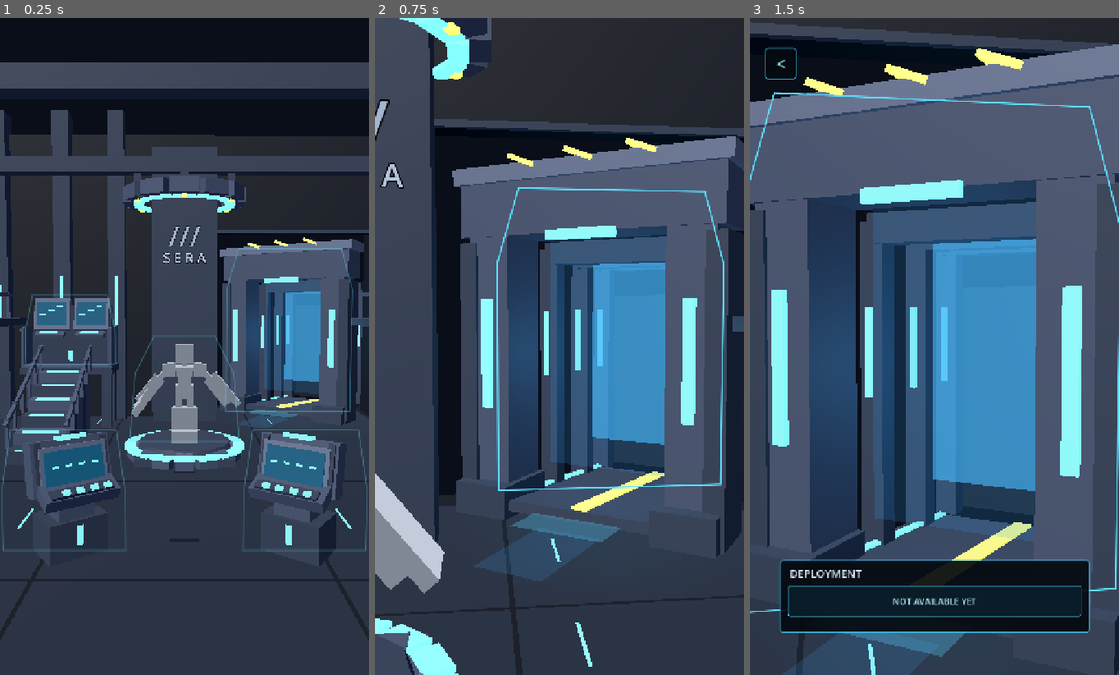
Above: before the commit, frames 1-3 (left to right).
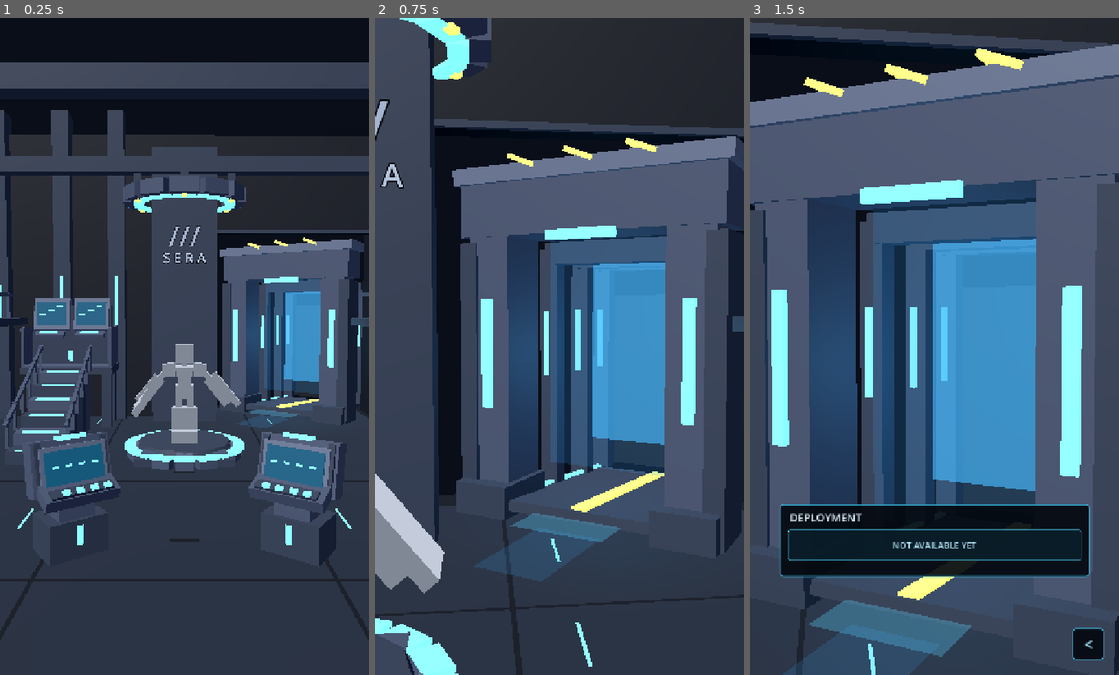
Above: after the commit, the same moments.

Repository: shejklgaia-png/-
Game: Godot game, scene res://scenes/command_nexus.tscn
Same seed, same stepped clock (60 frames per second), same inputs: the game is played once before the commit and once after it. This scene is started directly instead of the project's main scene.
Inputs (mouse positions are in pixels of both pictures, inside the frame that each line leads up to):
- Up to frame 1 (0.25 s): no input
- Up to frame 2 (0.75 s): tap Enter at 0.5 s; move the mouse to (640, 313) at 0.52 s; tap G at 0.6 s; click (640, 313) at 0.67 s
- Up to frame 3 (1.5 s): tap Space at 0.77, 1.25 s; drag from (860, 379) to (916, 477) at 1.27 s

The runs differ from the first frame. In frame 1, 1.0% of the frame differs, in the area x 0-100%, y 35-82%; in frame 2, 0.8%; in frame 3, 15%, in the area x 0-100%, y 4-98%.

Commit message:
feat(v126): derive low-cost live silhouettes from real model geometry; place back button bottom-right

Diff:
--- a/scripts/command_nexus.gd
+++ b/scripts/command_nexus.gd
@@ -1,6 +1,6 @@
 extends Node3D
-# v125: interactive silhouette selection and fast 3D camera focus.
-# Preserve the v124 gate light spill and all authored Blockbench geometry batches.
+# v126: model-derived silhouettes, cached low-cost contour pulses and bottom-right back.
+# Keep the v125 camera/touch logic and v124 Blockbench geometry and gate light spill.
 const Modules = preload("res://assets/base_command_modules.gd")
 const SeraRig = preload("res://scripts/sera_rig.gd")
 const NexusSelectionOutline = preload("res://scripts/nexus_selection_outline.gd")
@@ -27,30 +27,10 @@
 const CAMERA_TRANSITION_SECONDS: float = 0.18
 const TRAINING_SCENE: String = "res://scenes/main.tscn"
 
-# Screen-space silhouettes are projected from the actual 3D camera, rather than
-# placing signs at fixed percentages of the portrait viewport.
-var target_hulls: Dictionary = {
-    "TRAINING": [
-        Vector3(-3.02, 0.10, 1.55), Vector3(-3.02, 1.10, 1.55),
-        Vector3(-2.85, 2.13, 1.55), Vector3(-1.12, 2.13, 1.55),
-        Vector3(-0.98, 1.10, 1.55), Vector3(-0.98, 0.10, 1.55)],
-    "SYSTEM": [
-        Vector3(0.98, 0.10, 1.55), Vector3(0.98, 1.10, 1.55),
-        Vector3(1.12, 2.13, 1.55), Vector3(2.85, 2.13, 1.55),
-        Vector3(3.02, 1.10, 1.55), Vector3(3.02, 0.10, 1.55)],
-    "CUSTOMIZE": [
-        Vector3(-1.55, 0.38, -4.70), Vector3(-1.38, 2.30, -4.70),
-        Vector3(-0.85, 3.35, -4.70), Vector3(0.85, 3.35, -4.70),
-        Vector3(1.38, 2.30, -4.70), Vector3(1.55, 0.38, -4.70)],
-    "DATA ARCHIVE": [
-        Vector3(-5.58, 2.17, -8.55), Vector3(-5.58, 3.35, -8.55),
-        Vector3(-5.30, 4.58, -8.55), Vector3(-2.70, 4.58, -8.55),
-        Vector3(-2.43, 3.35, -8.55), Vector3(-2.43, 2.17, -8.55)],
-    "DEPLOYMENT": [
-        Vector3(1.62, 0.12, -10.38), Vector3(1.62, 4.85, -10.38),
-        Vector3(2.06, 6.38, -10.38), Vector3(5.98, 6.38, -10.38),
-        Vector3(6.42, 4.85, -10.38), Vector3(6.42, 0.12, -10.38)]
-}
+# Project the same Blockbench cuboids/SERA display geometry already present in the
+# scene into a silhouette; no duplicated render meshes or additional 3D draw calls.
+# Each entry holds world-space 3D vertex clusters, grouped by model component.
+var target_parts: Dictionary = {}
 
 # Authored close-up compositions; no camera shake, flash, zoom blur or particles.
 var focus_views: Dictionary = {
@@ -107,6 +87,15 @@
         push_error("Missing Blockbench module: " + name)
         return
     var parent_basis := Basis(Vector3.UP, yaw)
+    var selected_shape := ""
+    match name:
+        "kiosk":
+            selected_shape = "TRAINING" if at.x < 0.0 else "SYSTEM"
+        "data_bank":
+            selected_shape = "DATA ARCHIVE"
+        "deployment_gate":
+            selected_shape = "DEPLOYMENT"
+    var silhouette_parts: Array = target_parts.get(selected_shape, [])
     for part in Modules.MODULES[name]:
         var stretch := Vector3(1.0, height_factor, 1.0)
         var lo: Vector3 = _vec(part[1]) * Modules.UNIT * scale_factor * stretch
@@ -114,10 +103,19 @@
         var rot: Vector3 = _vec(part[4]) * (PI / 180.0)
         var basis: Basis = (parent_basis * Basis.from_euler(rot)).scaled_local(hi - lo)
         var transform := Transform3D(basis, at + parent_basis * ((lo + hi) * 0.5))
+        if not selected_shape.is_empty():
+            var corners := PackedVector3Array()
+            for ix in [-0.5, 0.5]:
+                for iy in [-0.5, 0.5]:
+                    for iz in [-0.5, 0.5]:
+                        corners.append(transform * Vector3(ix, iy, iz))
+            silhouette_parts.append(corners)
         var index: int = int(part[3])
         var instances: Array = batch_data.get(index, [])
         instances.append(transform)
         batch_data[index] = instances
+    if not selected_shape.is_empty():
+        target_parts[selected_shape] = silhouette_parts
 
 
 func _gate_facing_yaw() -> float:
@@ -258,6 +256,30 @@
         bone.scale = Vector3.ONE
         if arm_angles.has(bone.name):
             bone.quaternion = bone.quaternion * Quaternion(Vector3.BACK, deg_to_rad(float(arm_angles[bone.name])))
+    _capture_sera_silhouette(rig)
+
+func _capture_sera_silhouette(rig: Node3D) -> void:
+    # Group per original Blockbench bone, not per small mesh face. The result
+    # follows SERA's actual arm/leg proportions without allocating another rig.
+    var grouped: Dictionary = {}
+    _collect_sera_geometry(rig, grouped)
+    target_parts["CUSTOMIZE"] = grouped.values()
+
+func _collect_sera_geometry(node: Node, grouped: Dictionary) -> void:
+    if node is MeshInstance3D:
+        var piece: MeshInstance3D = node as MeshInstance3D
+        if piece.mesh != null and piece.is_visible_in_tree():
+            var aabb: AABB = piece.mesh.get_aabb()
+            var parent_id: int = piece.get_parent().get_instance_id()
+            var corners: PackedVector3Array = grouped.get(parent_id, PackedVector3Array())
+            for ix in [0.0, 1.0]:
+                for iy in [0.0, 1.0]:
+                    for iz in [0.0, 1.0]:
+                        var local := aabb.position + aabb.size * Vector3(ix, iy, iz)
+                        corners.append(piece.global_transform * local)
+            grouped[parent_id] = corners
+    for child in node.get_children():
+        _collect_sera_geometry(child, grouped)
 
 func _camera() -> void:
     cam = Camera3D.new()
@@ -287,8 +309,8 @@
     name.position = Vector3(0.0, 5.92, -9.03)
     add_child(name)
 
-# The five options are projected onto their 3D silhouettes. No labels are
-# visible in the default hangar overview.
+# Outline geometry is derived from the actual visible 3D display/model meshes,
+# not approximate hand-authored screen-space hexagons or extra GPU geometry.
 func _hud() -> void:
     var canvas := CanvasLayer.new()
     canvas.name = "NexusInteractiveHUD"
@@ -369,12 +391,14 @@
         return
     var view := hud.size
     var margin := maxf(16.0, view.x * 0.04)
-    back_panel.position = Vector2(margin, maxf(20.0, view.y * 0.045))
+    # Bottom right, outside the destination action menu even on shorter screens.
+    back_panel.position = Vector2(view.x - margin - 62.0, view.y - margin - 62.0)
     back_panel.size = Vector2(62.0, 62.0)
     back_arrow.position = Vector2.ZERO
     back_arrow.size = back_panel.size
-    focus_panel.position = Vector2(view.x * 0.08, view.y * 0.825)
     focus_panel.size = Vector2(view.x * 0.84, minf(142.0, view.y * 0.15))
+    focus_panel.position = Vector2(view.x * 0.08,
+        minf(view.y * 0.74, back_panel.position.y - focus_panel.size.y - 12.0))
     focus_title.position = Vector2(20.0, 11.0)
     focus_title.size = Vector2(focus_panel.size.x - 40.0, 31.0)
     action_panel.position = Vector2(16.0, 50.0)
@@ -383,24 +407,85 @@
     action_label.size = action_panel.size
     _update_projected_silhouettes()
 
-func _process(_delta: float) -> void:
-    _update_projected_silhouettes()
-
 func _update_projected_silhouettes() -> void:
     if cam == null or outline == null:
         return
-    var projected: Dictionary = {}
-    for target_name in target_hulls:
-        var path := PackedVector2Array()
-        var behind := false
-        for point in target_hulls[target_name]:
-            if cam.is_position_behind(point):
-                behind = true
+    # Cache the overview until the camera changes/viewport resizes. During a
+    # fast focus only the selected target needs reprojection (~11 frames).
+    var contours: Dictionary = {}
+    if focused_target.is_empty():
+        for target_name in target_parts.keys():
+            contours[target_name] = _project_model_contour(target_name)
+    elif target_parts.has(focused_target):
+        contours[focused_target] = _project_model_contour(focused_target)
+    outline.set("polygons", contours)
+
+func _project_model_contour(target_name: String) -> Array[PackedVector2Array]:
+    var result: Array[PackedVector2Array] = []
+    var clusters: Array = target_parts.get(target_name, [])
+    for cluster in clusters:
+        var screen_points := PackedVector2Array()
+        var clipped := false
+        for world_point in cluster:
+            if cam.is_position_behind(world_point):
+                clipped = true
                 break
-            path.append(cam.unproject_position(point))
-        if not behind:
-            projected[target_name] = path
-    outline.set("polygons", projected)
+            screen_points.append(cam.unproject_position(world_point))
+        if clipped or screen_points.size() < 3:
+            continue
+        # The convex silhouette of each original mesh component encloses its
+        # projected faces, retaining the outline of body limbs and device arms.
+        var hull: PackedVector2Array = Geometry2D.convex_hull(screen_points)
+        if hull.size() < 3:
+            continue
+        # Two pixels outside the mesh prevent coplanar joints from looking
+        # broken and keep the contour distinct from the actual 3D silhouette.
+        var expanded: Array[PackedVector2Array] = Geometry2D.offset_polygon(
+            hull, 2.0, Geometry2D.JOIN_MITER)
+        for poly in expanded:
+            if poly.size() >= 3:
+                _union_outer_contours(result, poly)
+    return result
+
+func _union_outer_contours(contours: Array[PackedVector2Array],
+        fresh: PackedVector2Array) -> void:
+    var candidate := fresh
+    var i := 0
+    while i < contours.size():
+        if not _polygon_bounds(candidate).intersects(_polygon_bounds(contours[i])):
+            i += 1
+            continue
+        var overlap: Array[PackedVector2Array] = Geometry2D.intersect_polygons(
+            candidate, contours[i])
+        if overlap.is_empty():
+            i += 1
+            continue
+        var united: Array[PackedVector2Array] = Geometry2D.merge_polygons(
+            candidate, contours[i])
+        if united.is_empty():
+            i += 1
+            continue
+        # A union can include interior holes. Trace its outermost boundary;
+        # never draw per-cuboid internal seams on the selectable outline.
+        var best: PackedVector2Array = united[0]
+        var best_area := absf(_polygon_area(best))
+        for component in united:
+            var area := absf(_polygon_area(component))
+            if area > best_area:
+                best = component
+                best_area = area
+        candidate = best
+        contours.remove_at(i)
+        i = 0
+    contours.append(candidate)
+
+func _polygon_area(poly: PackedVector2Array) -> float:
+    var area := 0.0
+    for i in range(poly.size()):
+        var a: Vector2 = poly[i]
+        var b: Vector2 = poly[(i + 1) % poly.size()]
+        area += a.x * b.y - b.x * a.y
+    return area * 0.5
 
 # Raw touch support intentionally does not change the training scene's global
 # Input.emulate_mouse_from_touch=false setting. PC mouse taps also work.
@@ -436,14 +521,17 @@
     for candidate in ["TRAINING", "SYSTEM", "CUSTOMIZE", "DATA ARCHIVE", "DEPLOYMENT"]:
         if not polys.has(candidate):
             continue
-        var poly: PackedVector2Array = polys[candidate]
-        if Geometry2D.is_point_in_polygon(point, poly):
-            _select_target(candidate)
-            return
-        # Small reach tolerance for thumb input on a narrow portrait screen.
-        if _polygon_bounds(poly).grow(12.0).has_point(point):
-            _select_target(candidate)
-            return
+        # Each 3D object may have multiple disjoint contour islands.
+        var contours: Array = polys[candidate]
+        for poly in contours:
+            if Geometry2D.is_point_in_polygon(point, poly):
+                _select_target(candidate)
+                return
+            # Small reach tolerance for thumb input, without a huge bounding
+            # box that could accidentally select the far gate instead.
+            if _polygon_bounds(poly).grow(9.0).has_point(point):
+                _select_target(candidate)
+                return
 
 func _polygon_bounds(poly: PackedVector2Array) -> Rect2:
     var left := poly[0].x
@@ -491,6 +579,7 @@
     in_transition = false
     focused_target = ""
     outline.set("active_target", "")
+    _update_projected_silhouettes()
 
 func _move_camera(destination: Transform3D, next_fov: float, arrived: Callable) -> void:
     if focus_tween != null and focus_tween.is_running():
@@ -508,6 +597,7 @@
         to_pose: Transform3D, from_fov: float, to_fov: float) -> void:
     cam.transform = from_pose.interpolate_with(to_pose, progress)
     cam.fov = lerpf(from_fov, to_fov, progress)
+    _update_projected_silhouettes()
 
 func _start_training() -> void:
     if focused_target != "TRAINING" or in_transition:
